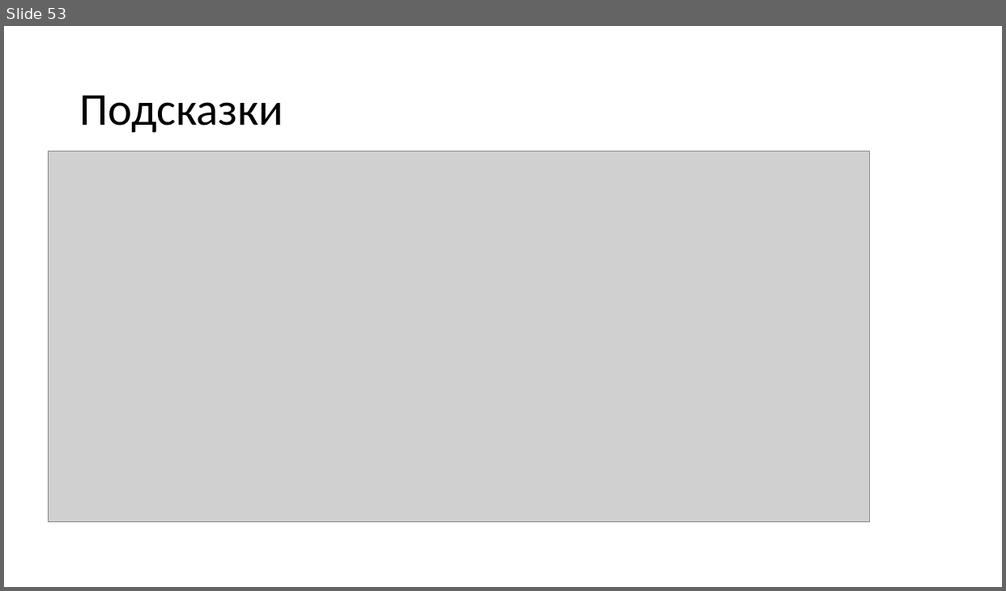
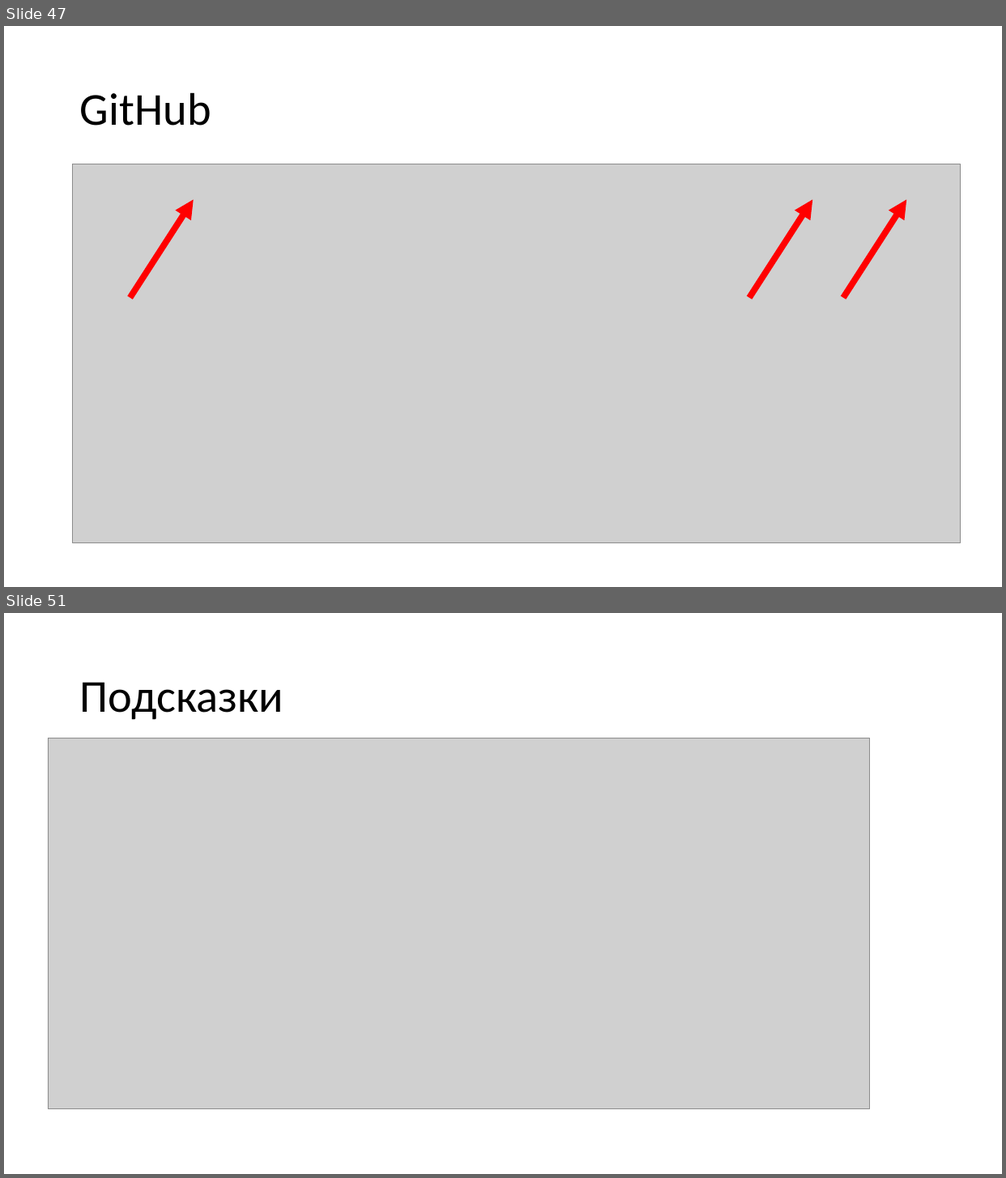
Before and after one commit to yoursdearboy/git-101, a slide deck: basic2.pptx. Shown one above the other, each under a label of ours: slide 53 before the commit, slides 47 and 51 after it; the slides between them are not shown. The pictures are 1006x591 and 1006x1178 pixels, drawn with LibreOffice and Linux fonts; fonts in the diff are those of the drawing; grey boxes stand for pictures. Boxes give left, top, right and bottom in pixels: in the first picture for what was removed or moved away, otherwise in the second. Text is boxed around its words. In the diff, an @@ line names an element or a change of style, - is before the commit and + after.

```diff
--- a/basic2.pptx
+++ b/basic2.pptx
@@ slide 47 added at box(4, 26, 1002, 587), background #FFFFFF @@
@@ title added at box(80, 92, 211, 126), 44 pt, text #000000 @@
+GitHub
@@ picture added at box(73, 165, 961, 544) @@
@@ arrow added from (130, 297) to (194, 199), #FF0000 6 pt @@
@@ arrow added from (750, 297) to (812, 199), #FF0000 6 pt @@
@@ arrow added from (843, 297) to (907, 199), #FF0000 6 pt @@
@@ what was slide 53 is now slide 51 @@
```
Also in this commit, not shown: 10 slides changed, 12 other slides added, 12 slides removed.
